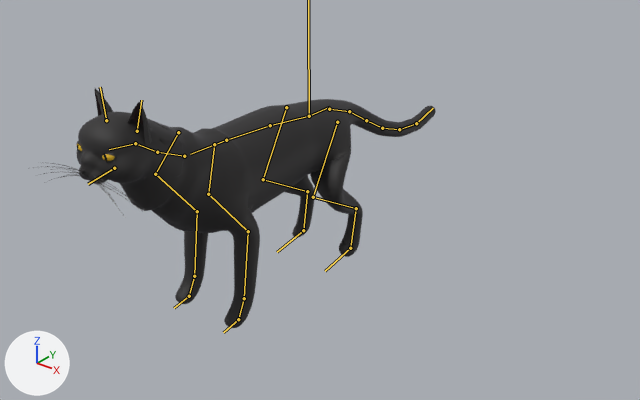
The glTF model assets/models/cat.glb as it was, and as the next commit left it.
Before and after are seen from a 50 mm lens placed at (0.722, -0.76, 0.639), pointed at (0.055, 0.074, 0.122). The lights are fixed; the arrows at lower left show +X, +Y and +Z. The picture after the commit comes second. The bones that change, and the others that lie on the model, are drawn over the model as lines.

Names of what the first picture shows: 'cat_mesh'.
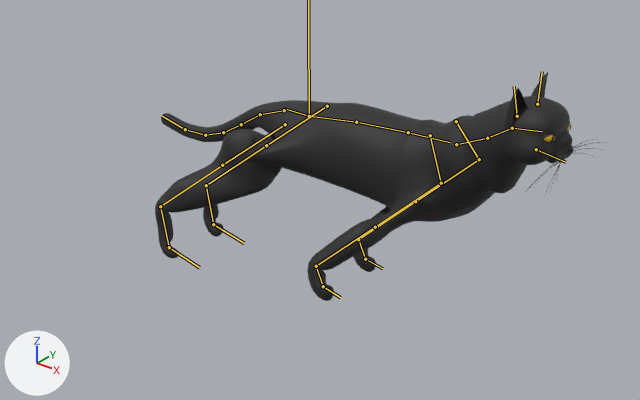
The newer file adds an action. The first version stands in its rest pose; the second is drawn at frame 15 of the action 'turn_l90'.

Changed parts and their boxes [x1, y1, x2, y2] in the pictures (640 x 400 px):
'cat_mesh', posed (12% wider): before [33, 88, 436, 328]; after [155, 72, 608, 301]
bone 'UpperArm.L', root to tip: before (208, 194) to (248, 231); after (479, 159) to (415, 201)
bone 'Forearm.L', root to tip: before (248, 231) to (244, 298); after (415, 201) to (358, 239)
bone 'Hand.L', root to tip: before (244, 298) to (238, 319); after (358, 239) to (365, 259)
bone 'FrontToe.L', root to tip: before (238, 319) to (223, 332); after (365, 259) to (382, 268)
bone 'UpperArm.R', root to tip: before (155, 174) to (197, 211); after (441, 183) to (375, 227)
bone 'Forearm.R', root to tip: before (197, 211) to (194, 276); after (375, 227) to (316, 266)
bone 'Hand.R', root to tip: before (194, 276) to (189, 296); after (316, 266) to (323, 286)
bone 'FrontToe.R', root to tip: before (189, 296) to (174, 308); after (323, 286) to (340, 297)
bone 'Tail1', root to tip: before (329, 109) to (349, 111); after (284, 110) to (260, 114)
bone 'Tail2', root to tip: before (349, 111) to (366, 120); after (260, 114) to (241, 124)
bone 'Tail3', root to tip: before (366, 120) to (382, 128); after (241, 124) to (223, 132)
bone 'Tail5', root to tip: before (399, 129) to (416, 123); after (205, 135) to (185, 129)
bone 'Tail6', root to tip: before (416, 123) to (433, 108); after (185, 129) to (162, 116)
bone 'Thigh.L', root to tip: before (337, 122) to (313, 197); after (327, 106) to (266, 145)
bone 'Shin.L', root to tip: before (313, 197) to (356, 208); after (266, 145) to (206, 185)
bone 'Foot.L', root to tip: before (356, 208) to (350, 248); after (206, 185) to (213, 224)
bone 'Toe.L', root to tip: before (350, 248) to (325, 271); after (213, 224) to (244, 243)
bone 'Thigh.R', root to tip: before (286, 107) to (263, 179); after (285, 124) to (222, 165)
bone 'Shin.R', root to tip: before (263, 179) to (307, 191); after (222, 165) to (160, 206)
bone 'Foot.R', root to tip: before (307, 191) to (303, 230); after (160, 206) to (169, 247)
bone 'Toe.R', root to tip: before (303, 230) to (277, 252); after (169, 247) to (199, 267)

The edits, one by one:
Bone 'Hips' (bone_hips) turns from (0, 0, 0) to (0, 90, 0) degrees about its own x, y and z.
Bone 'UpperArm.L' (bone_upperarm_l) turns from (0, 0, 0) to (-14, 112, 14) degrees about its own x, y and z.
Bone 'Forearm.L' (bone_forearm_l) turns from (0, 0, 0) to (47, 1, 0) degrees about its own x, y and z.
Bone 'Hand.L' (bone_hand_l) turns from (0, 0, 0) to (43, 29, -56) degrees about its own x, y and z.
Bone 'FrontToe.L' (bone_fronttoe_l) turns from (0, 0, 0) to (39, 42, -39) degrees about its own x, y and z.
Bone 'UpperArm.R' (bone_upperarm_r) turns from (0, 0, 0) to (-14, 112, 14) degrees about its own x, y and z.
Bone 'Forearm.R' (bone_forearm_r) turns from (0, 0, 0) to (47, 1, 0) degrees about its own x, y and z.
Bone 'Hand.R' (bone_hand_r) turns from (0, 0, 0) to (43, 29, -56) degrees about its own x, y and z.
Bone 'FrontToe.R' (bone_fronttoe_r) turns from (0, 0, 0) to (39, 42, -39) degrees about its own x, y and z.
Bone 'Tail1' (bone_tail1) turns from (0, 0, 0) to (0, 1, -1) degrees about its own x, y and z.
Bone 'Tail2' (bone_tail2) turns from (0, 0, 0) to (0, 2, -3) degrees about its own x, y and z.
Bone 'Tail3' (bone_tail3) turns from (0, 0, 0) to (0, 2, -3) degrees about its own x, y and z.
Bone 'Tail5' (bone_tail5) turns from (0, 0, 0) to (0, 0, 4) degrees about its own x, y and z.
Bone 'Tail6' (bone_tail6) turns from (0, 0, 0) to (0, 2, 9) degrees about its own x, y and z.
Bone 'Thigh.L' (bone_thigh_l) turns from (0, 0, 0) to (69, 24, 118) degrees about its own x, y and z.
Bone 'Shin.L' (bone_shin_l) turns from (0, 0, 0) to (-90, 0, 1) degrees about its own x, y and z.
Bone 'Foot.L' (bone_foot_l) turns from (0, 0, 0) to (106, 48, -13) degrees about its own x, y and z.
Bone 'Toe.L' (bone_toe_l) turns from (0, 0, 0) to (43, 62, -43) degrees about its own x, y and z.
Bone 'Thigh.R' (bone_thigh_r) turns from (0, 0, 0) to (69, 24, 118) degrees about its own x, y and z.
Bone 'Shin.R' (bone_shin_r) turns from (0, 0, 0) to (-90, 0, 1) degrees about its own x, y and z.
Bone 'Foot.R' (bone_foot_r) turns from (0, 0, 0) to (106, 48, -13) degrees about its own x, y and z.
Bone 'Toe.R' (bone_toe_r) turns from (0, 0, 0) to (43, 62, -43) degrees about its own x, y and z.
